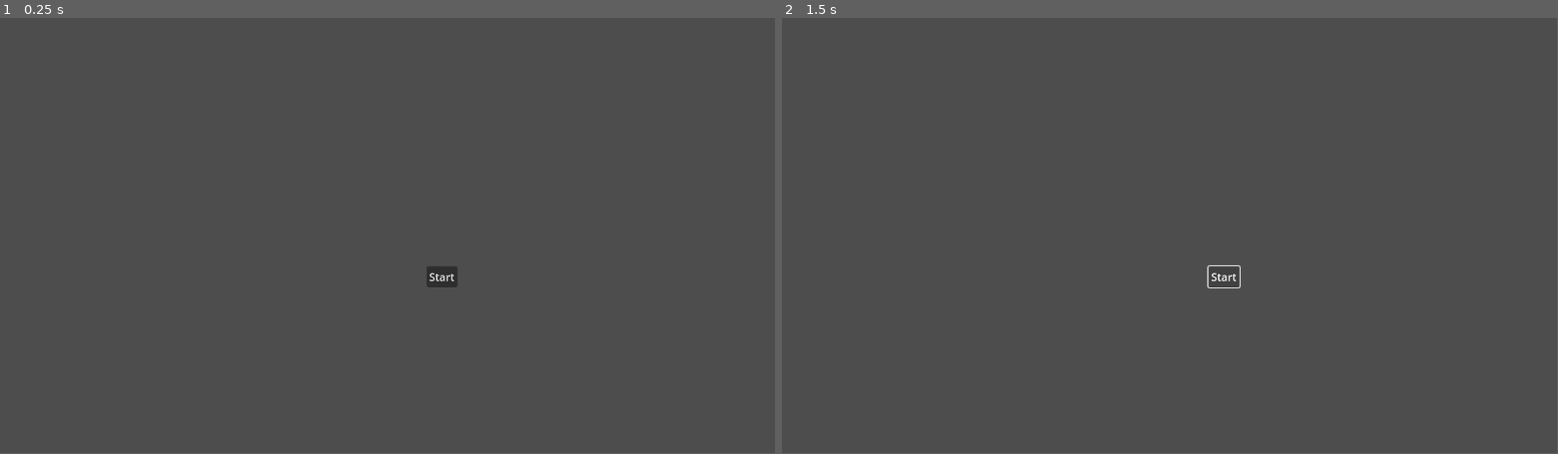
Above: before the commit, frames 1-2 (left to right).
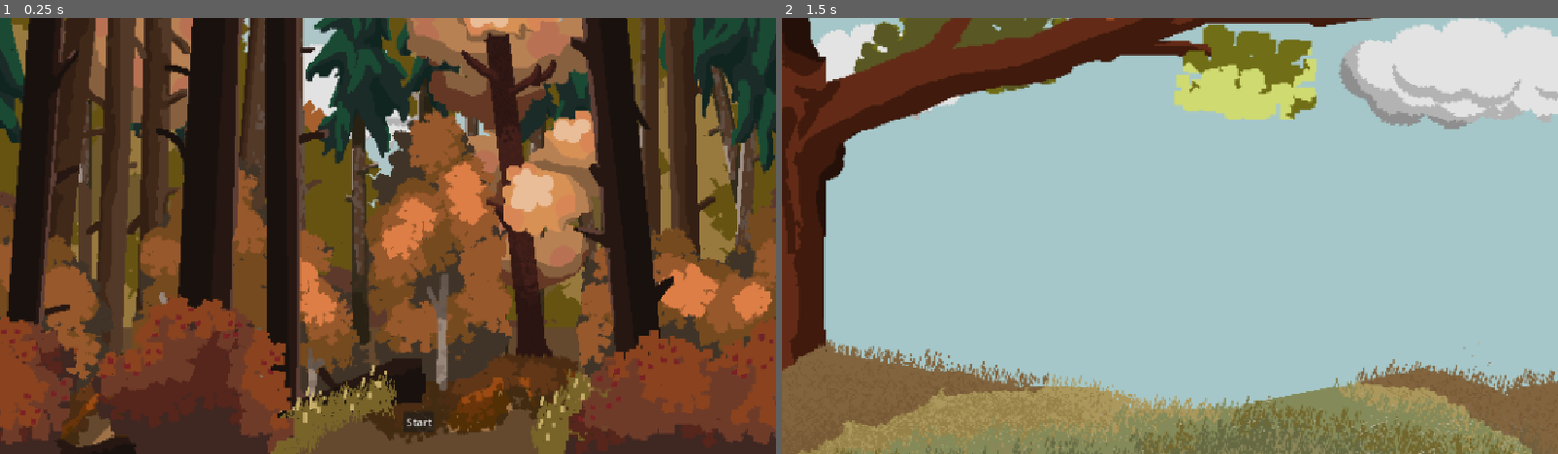
Above: after the commit, the same moments.

Repository: RoseKikiQ/Fall-of-Pinecones
Game: Godot game, scene res://Menu.tscn
Two runs of this game, one before a commit and one after it. Both use one fixed random seed, a clock stepped at 60 frames per second and the inputs below. Before the commit the project has no main scene; this scene is started directly in both runs.
Inputs (mouse positions are in pixels of both pictures, inside the frame that each line leads up to):
- Up to frame 1 (0.25 s): no input
- Up to frame 2 (1.5 s): click "Start" at 0.5 s; click (1224, 275) at 1.25 s, where only the run before the commit has a clickable "Start"
The window is 799x449 before the commit and 800x450 after it. Grey fills any space a smaller window leaves; there, only what the larger window draws over its background counts as a difference.

The runs differ from the first frame. In frame 1, 98% of the frame differs, in the area x 0-100%, y 0-100%; in frame 2, 100%.
Error before the commit: Parse Error: Expected indented block after function declaration. (res://button.gd:4)

Commit message:
animation

Diff:
--- a/fall-of-pinecones/Menu.tscn
+++ b/fall-of-pinecones/Menu.tscn
@@ -1,14 +1,20 @@
-[gd_scene load_steps=2 format=3 uid="uid://4efxuvwiwi2w"]
+[gd_scene load_steps=3 format=3 uid="uid://4efxuvwiwi2w"]
 
+[ext_resource type="Texture2D" uid="uid://b2pvo0b4fwe2p" path="res://free-autumn-pixel-backgrounds-for-game/PNG/background 3/background 3.png" id="1_5yleq"]
 [ext_resource type="Script" uid="uid://cm8ue3s2xgqdn" path="res://button.gd" id="1_uubjt"]
 
 [node name="Node" type="Node"]
 
+[node name="Background3" type="Sprite2D" parent="."]
+position = Vector2(576, 324.00003)
+scale = Vector2(1.9999999, 2)
+texture = ExtResource("1_5yleq")
+
 [node name="Button" type="Button" parent="."]
-offset_left = 634.0
-offset_top = 370.0
-offset_right = 680.0
-offset_bottom = 401.0
+offset_left = 599.0
+offset_top = 585.0
+offset_right = 645.0
+offset_bottom = 616.0
 text = "Start"
 script = ExtResource("1_uubjt")
 
--- /dev/null
+++ b/fall-of-pinecones/Squirrel.tscn
@@ -0,0 +1,98 @@
+[gd_scene load_steps=9 format=3 uid="uid://bn525i1se154g"]
+
+[ext_resource type="Texture2D" path="res://Untitled_Artwork.png" id="1_h3wux"]
+[ext_resource type="Script" uid="uid://rrw8cg8wauul" path="res://squirrel.gd" id="1_pyvsi"]
+
+[sub_resource type="RectangleShape2D" id="RectangleShape2D_pyvsi"]
+size = Vector2(141, 140.86719)
+
+[sub_resource type="Animation" id="Animation_pyvsi"]
+resource_name = "walk_right"
+loop_mode = 1
+tracks/0/type = "value"
+tracks/0/imported = false
+tracks/0/enabled = true
+tracks/0/path = NodePath("Sprite2D:frame_coords")
+tracks/0/interp = 1
+tracks/0/loop_wrap = true
+tracks/0/keys = {
+"times": PackedFloat32Array(0),
+"transitions": PackedFloat32Array(1),
+"update": 1,
+"values": [Vector2i(0, 0)]
+}
+
+[sub_resource type="Animation" id="Animation_8bfhf"]
+length = 0.001
+tracks/0/type = "value"
+tracks/0/imported = false
+tracks/0/enabled = true
+tracks/0/path = NodePath("Sprite2D:frame_coords")
+tracks/0/interp = 1
+tracks/0/loop_wrap = true
+tracks/0/keys = {
+"times": PackedFloat32Array(0),
+"transitions": PackedFloat32Array(1),
+"update": 1,
+"values": [Vector2i(0, 0)]
+}
+
+[sub_resource type="Animation" id="Animation_v6jot"]
+resource_name = "walk_left"
+loop_mode = 1
+tracks/0/type = "value"
+tracks/0/imported = false
+tracks/0/enabled = true
+tracks/0/path = NodePath("Sprite2D:frame_coords")
+tracks/0/interp = 1
+tracks/0/loop_wrap = true
+tracks/0/keys = {
+"times": PackedFloat32Array(0.033333335),
+"transitions": PackedFloat32Array(1),
+"update": 1,
+"values": [Vector2i(1, 0)]
+}
+
+[sub_resource type="Animation" id="Animation_egrng"]
+resource_name = "walk_Down"
+tracks/0/type = "value"
+tracks/0/imported = false
+tracks/0/enabled = true
+tracks/0/path = NodePath("Sprite2D:frame_coords")
+tracks/0/interp = 1
+tracks/0/loop_wrap = true
+tracks/0/keys = {
+"times": PackedFloat32Array(),
+"transitions": PackedFloat32Array(),
+"update": 1,
+"values": []
+}
+
+[sub_resource type="AnimationLibrary" id="AnimationLibrary_egrng"]
+_data = {
+&"RESET": SubResource("Animation_8bfhf"),
+&"walk_Down": SubResource("Animation_egrng"),
+&"walk_left": SubResource("Animation_v6jot"),
+&"walk_right": SubResource("Animation_pyvsi")
+}
+
+[node name="Squirrel" type="CharacterBody2D"]
+texture_filter = 1
+position = Vector2(87, 581)
+script = ExtResource("1_pyvsi")
+metadata/_edit_group_ = true
+
+[node name="Sprite2D" type="Sprite2D" parent="."]
+position = Vector2(-1.2499938, 0)
+scale = Vector2(0.1066929, 0.1)
+texture = ExtResource("1_h3wux")
+hframes = 2
+
+[node name="CollisionShape2D" type="CollisionShape2D" parent="."]
+position = Vector2(2.5, -12.433594)
+shape = SubResource("RectangleShape2D_pyvsi")
+
+[node name="AnimationPlayer" type="AnimationPlayer" parent="."]
+libraries = {
+&"": SubResource("AnimationLibrary_egrng")
+}
--- a/fall-of-pinecones/button.gd
+++ b/fall-of-pinecones/button.gd
@@ -2,3 +2,4 @@
 
 
 func _on_pressed() -> void:
+	get_tree().change_scene_to_file("res://main_game.tscn")
--- /dev/null
+++ b/fall-of-pinecones/main_game.tscn
@@ -0,0 +1,37 @@
+[gd_scene load_steps=5 format=3 uid="uid://bdatiu3vm3dvf"]
+
+[ext_resource type="PackedScene" uid="uid://bn525i1se154g" path="res://Squirrel.tscn" id="1_1oj5k"]
+[ext_resource type="Texture2D" uid="uid://cp7dvadsc2620" path="res://free-autumn-pixel-backgrounds-for-game/PNG/background 3/Plan-6.png" id="1_f52ns"]
+[ext_resource type="Texture2D" uid="uid://8ub4jxj8v3n3" path="res://free-autumn-pixel-backgrounds-for-game/PNG/background 2/Plan-1.png" id="6_02kkc"]
+[ext_resource type="Texture2D" uid="uid://pixyu4s815ym" path="res://free-autumn-pixel-backgrounds-for-game/PNG/background 1/Plan-1.png" id="6_f52ns"]
+
+[node name="Node" type="Node"]
+
+[node name="Plan6" type="Sprite2D" parent="."]
+position = Vector2(1132.1876, 284.75)
+scale = Vector2(2.2228734, 1.9953701)
+texture = ExtResource("1_f52ns")
+
+[node name="Plan7" type="Sprite2D" parent="."]
+position = Vector2(199.00002, 272.1875)
+scale = Vector2(1.4340278, 1.8506942)
+texture = ExtResource("1_f52ns")
+
+[node name="Plan1" type="Sprite2D" parent="."]
+position = Vector2(305.25, 270.00003)
+scale = Vector2(2.4782987, 2.3827162)
+texture = ExtResource("6_02kkc")
+
+[node name="Plan3" type="Sprite2D" parent="."]
+position = Vector2(483, 341)
+scale = Vector2(2.3404949, 1.9814813)
+texture = ExtResource("6_f52ns")
+
+[node name="Squirrel" parent="." instance=ExtResource("1_1oj5k")]
+position = Vector2(91, 586)
+
+[node name="StaticBody2D" type="StaticBody2D" parent="."]
+
+[node name="CollisionPolygon2D" type="CollisionPolygon2D" parent="StaticBody2D"]
+build_mode = 1
+polygon = PackedVector2Array(0, 0, 0, 648, 1152, 648, 1152, 0)
--- a/fall-of-pinecones/project.godot
+++ b/fall-of-pinecones/project.godot
@@ -11,13 +11,33 @@
 [application]
 
 config/name="Fall of Pinecones"
+run/main_scene="uid://4efxuvwiwi2w"
 config/features=PackedStringArray("4.5", "Forward Plus")
 config/icon="res://icon.svg"
+
+[display]
+
+window/stretch/mode="canvas_items"
 
 [editor_plugins]
 
 enabled=PackedStringArray("res://addons/godot_super-wakatime/plugin.cfg")
 
+[input]
+
+Left={
+"deadzone": 0.2,
+"events": [Object(InputEventKey,"resource_local_to_scene":false,"resource_name":"","device":-1,"window_id":0,"alt_pressed":false,"shift_pressed":false,"ctrl_pressed":false,"meta_pressed":false,"pressed":false,"keycode":0,"physical_keycode":4194319,"key_label":0,"unicode":0,"location":0,"echo":false,"script":null)
+, Object(InputEventKey,"resource_local_to_scene":false,"resource_name":"","device":-1,"window_id":0,"alt_pressed":false,"shift_pressed":false,"ctrl_pressed":false,"meta_pressed":false,"pressed":false,"keycode":0,"physical_keycode":65,"key_label":0,"unicode":97,"location":0,"echo":false,"script":null)
+]
+}
+Right={
+"deadzone": 0.2,
+"events": [Object(InputEventKey,"resource_local_to_scene":false,"resource_name":"","device":-1,"window_id":0,"alt_pressed":false,"shift_pressed":false,"ctrl_pressed":false,"meta_pressed":false,"pressed":false,"keycode":0,"physical_keycode":4194321,"key_label":0,"unicode":0,"location":0,"echo":false,"script":null)
+, Object(InputEventKey,"resource_local_to_scene":false,"resource_name":"","device":-1,"window_id":0,"alt_pressed":false,"shift_pressed":false,"ctrl_pressed":false,"meta_pressed":false,"pressed":false,"keycode":0,"physical_keycode":68,"key_label":0,"unicode":100,"location":0,"echo":false,"script":null)
+]
+}
+
 [rendering]
 
 renderer/rendering_method="gl_compatibility"
--- /dev/null
+++ b/fall-of-pinecones/squirrel.gd
@@ -0,0 +1,20 @@
+extends CharacterBody2D
+
+@export var speed = 500.0
+@onready var animations = $AnimationPlayer
+
+func handleInput():
+	var direction_x = Input.get_axis("Left", "Right")
+	velocity.x = direction_x * speed
+
+func updateAnimation():
+	var directions = "Down"
+	if velocity.x < 0: directions = "left"
+	if velocity.x > 0: directions = "right"
+
+	animations.play("walk_" + directions)
+
+func _physics_process(_delta):
+	handleInput()
+	move_and_slide()
+	updateAnimation()
Binary file added: fall-of-pinecones/N0i8La.png
Not shown, added: fall-of-pinecones/N0i8La.png.import
Binary file added: fall-of-pinecones/Squirrel.png
Not shown, added: fall-of-pinecones/Squirrel.png.import
Binary file added: fall-of-pinecones/Untitled_Artwork (2).png
Not shown, added: fall-of-pinecones/Untitled_Artwork (2).png.import
Binary file added: fall-of-pinecones/Untitled_Artwork (3).png
Not shown, added: fall-of-pinecones/Untitled_Artwork (3).png.import
Binary file added: fall-of-pinecones/free-autumn-pixel-backgrounds-for-game/COUPON.png
Not shown, added: fall-of-pinecones/free-autumn-pixel-backgrounds-for-game/COUPON.png.import
Not shown, added: fall-of-pinecones/free-autumn-pixel-backgrounds-for-game/License.txt
Not shown, added: fall-of-pinecones/free-autumn-pixel-backgrounds-for-game/PNG/Plan-1.png.import
(and 59 more such lines)
